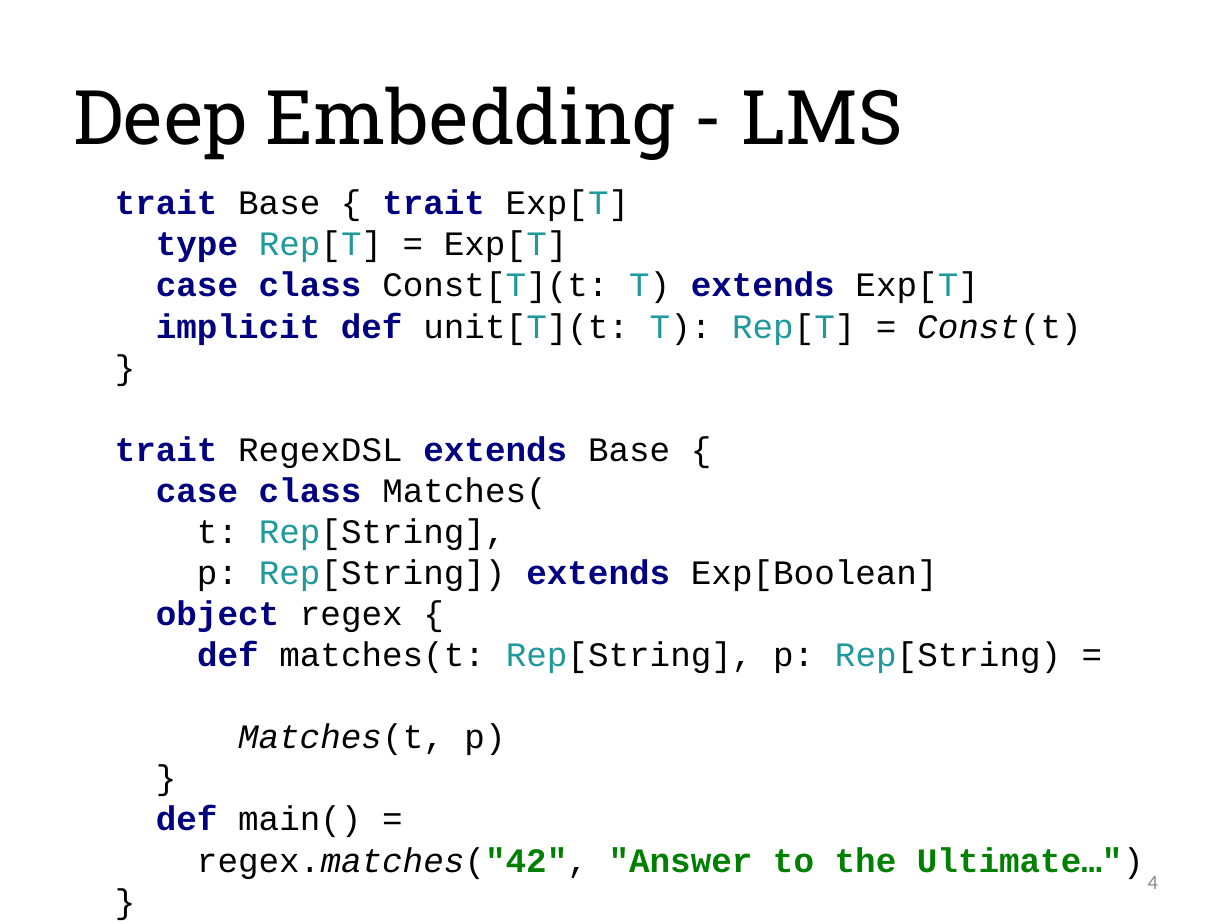
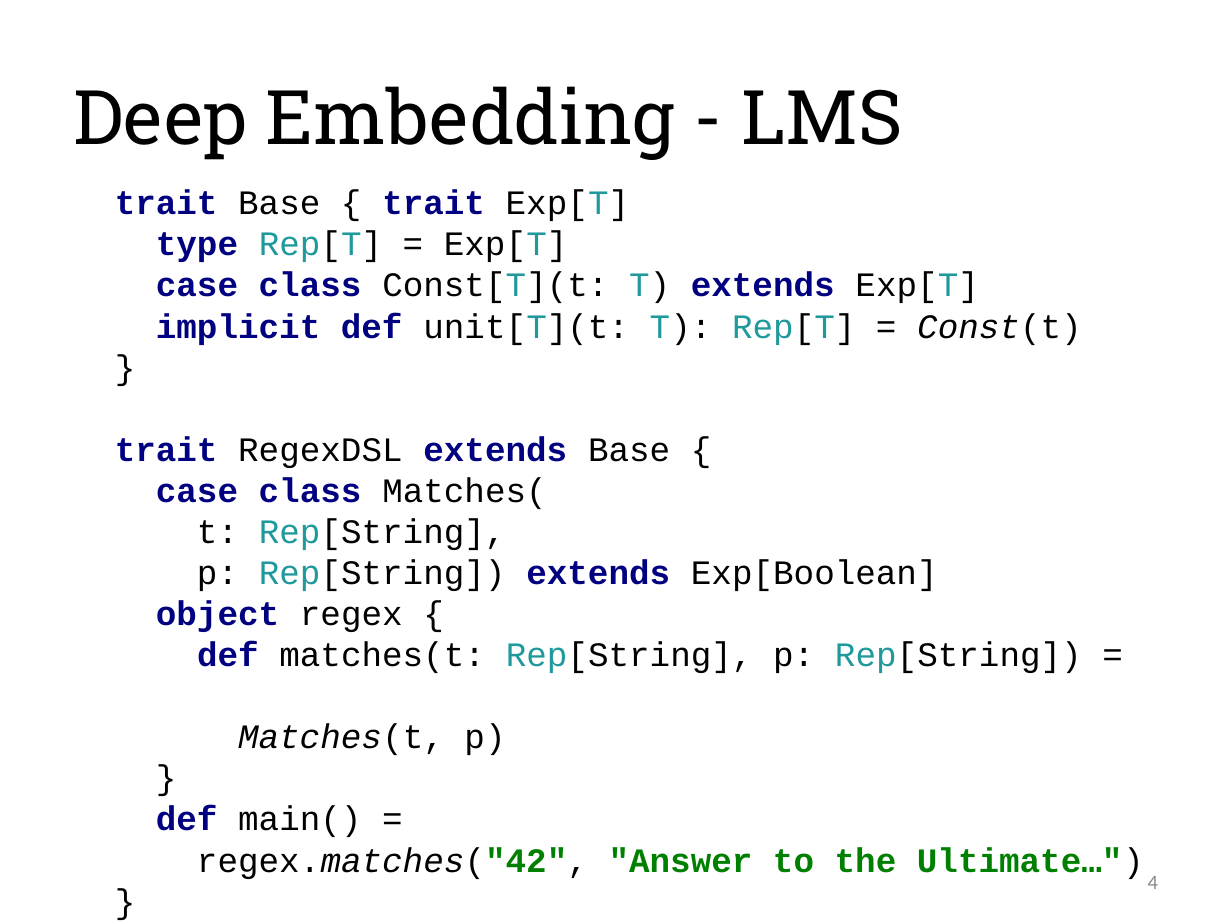
Before and after one commit to vjovanov/presentations, a slide deck: slide 4 of 2013ScalaCamp/Yin-Yang.pptx. Drawn at 1232x924 pixels with LibreOffice and Linux fonts; fonts in the diff are those of the drawing. Boxes give left, top, right and bottom in pixels: in the first picture for what was removed or moved away, otherwise in the second. Text is boxed around its words. In the diff, an @@ line names an element or a change of style, - is before the commit and + after.

```diff
--- a/2013ScalaCamp/Yin-Yang.pptx
+++ b/2013ScalaCamp/Yin-Yang.pptx
@@ text at [156, 559, 1082, 673]: text changed @@
-p: Rep[String]) extends Exp[Boolean]
-object regex {
-def matches(t: Rep[String], p: Rep[String) =
+p: Rep[String]) extends Exp[Boolean]
+object regex {
+def matches(t: Rep[String], p: Rep[String]) =
```
Also in this commit, not shown: 1 other slide changed, 2 other files.
